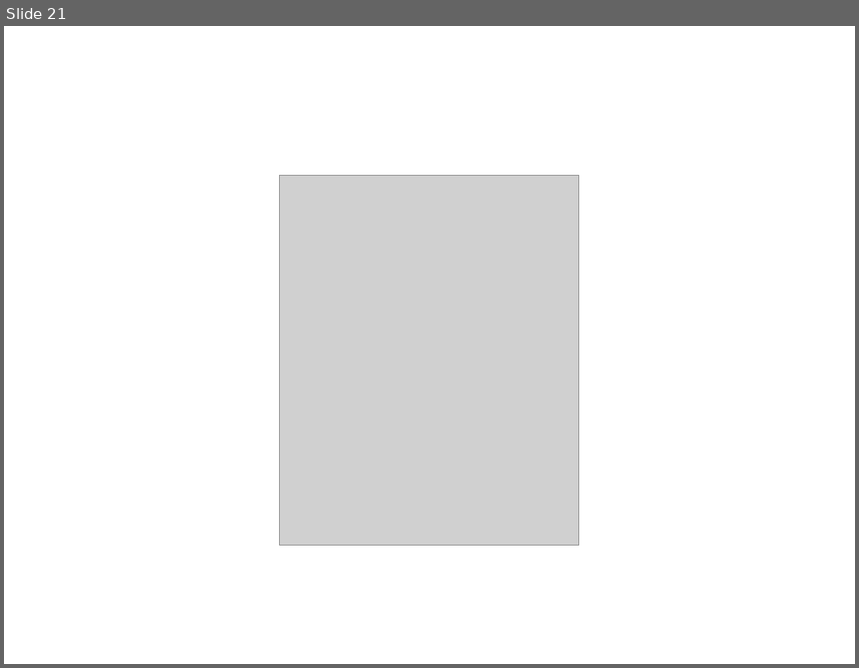
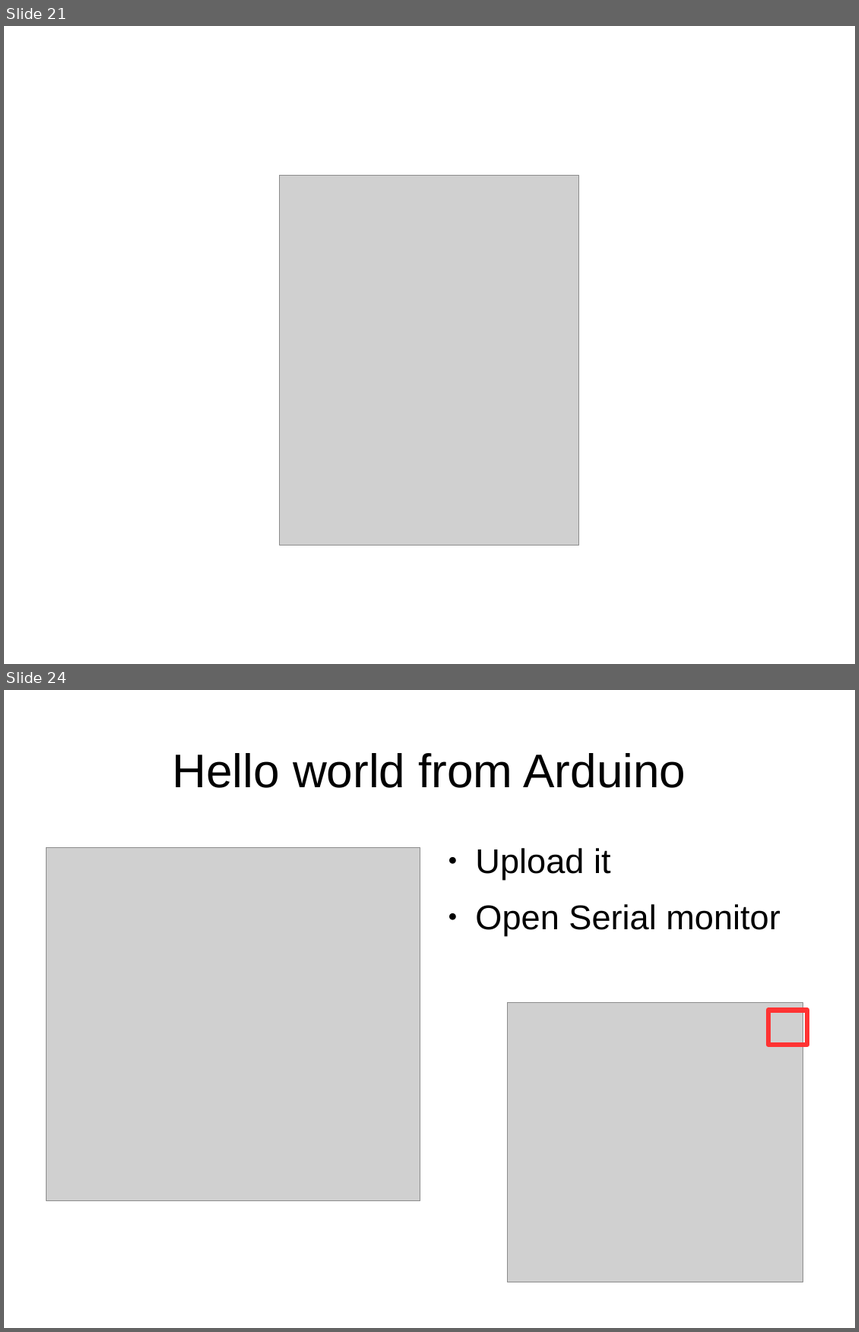
Before and after one commit to dhayanithivijayan/LearnIt, a slide deck: Arduino/DayThree.odp. Shown one above the other, each under a label of ours: slide 21 before the commit, slides 21 and 24 after it; the slides between them are not shown. The pictures are 859x668 and 859x1332 pixels, drawn with LibreOffice and Linux fonts; fonts in the diff are those of the drawing; grey boxes stand for pictures. Boxes give left, top, right and bottom in pixels: in the first picture for what was removed or moved away, otherwise in the second. Text is boxed around its words. In the diff, an @@ line names an element or a change of style, - is before the commit and + after.

```diff
--- a/Arduino/DayThree.odp
+++ b/Arduino/DayThree.odp
@@ slide 24 added at bbox=[4, 690, 855, 1328], background #FFFFFF @@
@@ title added at bbox=[172, 753, 686, 788], 44 pt, text #000000 @@
+Hello world from Arduino
@@ picture added at bbox=[47, 847, 420, 1201] @@
@@ text added at bbox=[475, 848, 781, 936], 32 pt, text #000000 @@
+● Upload it
+● Open Serial monitor
@@ picture added at bbox=[508, 1003, 804, 1283] @@
@@ rectangle added at bbox=[769, 1011, 808, 1046], outline #FF3333 4.51 pt @@
```
Also in this commit, not shown: 10 other slides added, 1 slide removed, 16 other files.
